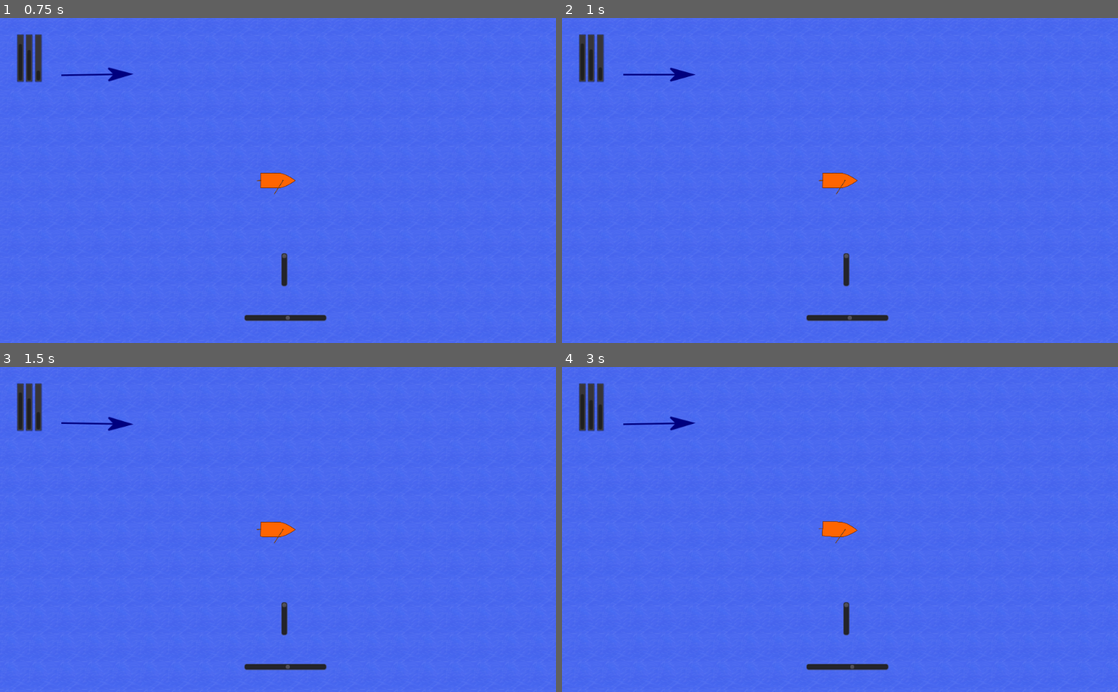
Above: before the commit, frames 1-4 (two rows, left to right).
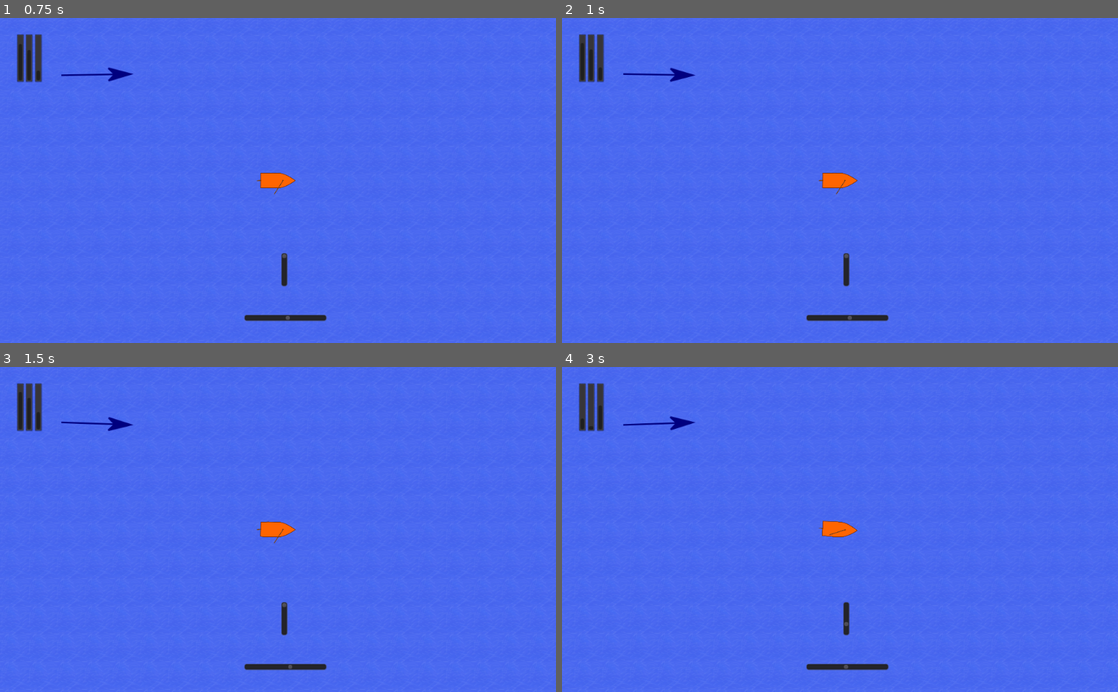
Above: after the commit, the same moments.

Repository: Windy1966/boot
Game: Godot game, scene res://Root.tscn
The game is run twice, just before and just after one commit, with the same random seed, the same clock (stepped at 60 frames per second) and the same inputs. The engine's default icon, where the game draws it, is replaced by a stand-in: a white triangle on a blue panel in a dark square.
Inputs (mouse positions are in pixels of both pictures, inside the frame that each line leads up to):
- Up to frame 1 (0.75 s): tap Enter at 0.5 s; move the mouse to (400, 164) at 0.52 s; hold D (rechts) from 0.53 s (still down); hold O (test_wind_minus) from 0.53 s (still down); click (400, 164) at 0.67 s
- Up to frame 2 (1 s): keep holding D (rechts); keep holding O (test_wind_minus); tap P (test_wind_plus) at 0.8 s
- Up to frame 3 (1.5 s): tap Space at 1.25 s; move the mouse to (166, 545) at 1.27 s; release D (rechts) at 1.28 s; release O (test_wind_minus) at 1.28 s; hold S (unten) from 1.28 s (still down); tap P (test_wind_plus) at 1.35 s; click (166, 545) at 1.42 s
- Up to frame 4 (3 s): tap Q (steuerung, bound only after the commit) at 1.55 s; tap Enter at 2 s; move the mouse to (895, 458) at 2.02 s; release S (unten) at 2.03 s; hold D (rechts) 2.03-2.78 s; hold Q (steuerung, bound only after the commit) 2.03-2.78 s; click (895, 458) at 2.17 s; tap O (test_wind_minus) at 2.3, 2.85 s; tap Space at 2.75 s; move the mouse to (812, 594) at 2.77 s; hold W (oben) from 2.78 s (still down); click (812, 594) at 2.92 s

Frame 1 is identical in both runs. In frame 2, less than 0.1% of the frame differs, in the area x 11-24%, y 15-20%; in frame 3, less than 0.1%; in frame 4, 0.2%, in the area x 3-54%, y 8-93%.

Commit message:
Version mit Taste Q statt [RMT]

Diff:
--- a/Root.gd
+++ b/Root.gd
@@ -5,12 +5,14 @@
 	"oben" : KEY_W,
 	"rechts" : KEY_D,
 	"unten" : KEY_S,
+	"steuerung" : KEY_Q,
 	"test_wind_plus" : KEY_P,
 	"test_wind_minus" : KEY_O
 	}
 
 func _ready():
 	initKeymap(vorbelegung)
+	#OS.window_fullscreen = true
 
 func initKeymap(keymap:Dictionary):
 	for action in keymap:
--- a/Seekarte.gd
+++ b/Seekarte.gd
@@ -59,22 +59,26 @@
 	Input.set_mouse_mode(Input.MOUSE_MODE_VISIBLE)
 
 func _input(event):
-	if event.is_action_pressed("test_wind_plus",true):
+	if event.is_action("test_wind_plus"):
 		windrichtung = z_windrichtung.rotation + EinGrad
 		set_windrichtung()
-	if event.is_action_pressed("test_wind_minus",true):
+	if event.is_action("test_wind_minus"):
 		windrichtung = z_windrichtung.rotation - EinGrad
 		set_windrichtung()
-	if event.is_action_pressed("links",true):
+	if event.is_action("links"):
 		z_sb_ruder.value -= 0.05
 	if event.is_action_pressed("oben"):
 		pass
 		#print("Aktion oben")
-	if event.is_action_pressed("rechts",true):
+	if event.is_action("rechts"):
 		z_sb_ruder.value += 0.05
 	if event.is_action_pressed("unten"):
 		pass
 		#print("Aktion unten")
+	if event.is_action_pressed("steuerung"):
+		steuerung_aktiv()
+	if event.is_action_released("steuerung"):
+		steuerung_deaktiv()
 	if event is InputEventMouse:
 		if event.button_mask == 8:
 			zoom += 1
@@ -86,18 +90,30 @@
 			zoom = clamp(zoom, 2, 15)
 			z_Kamera.set_zoom(Vector2(zoom,zoom))
 			z_hud.set_scale(Vector2(zoom,zoom))
-	if event is InputEventMouseButton:
-		if event.button_index ==  BUTTON_RIGHT:
-			# dies event wird zweimal aufgerufen,
-			# einmal beim drücken, hierbei ist pressed = true
-			# und ein zweitesmal beim loslassen, hierbei ist pressed = false
-			if event.pressed:
-				steuerung_aktiv()
-			else:
-				steuerung_deaktiv()
+#	if event is InputEventMouseButton:
+#		if event.button_index ==  BUTTON_RIGHT:
+#			# dies event wird zweimal aufgerufen,
+#			# einmal beim drücken, hierbei ist pressed = true
+#			# und ein zweitesmal beim loslassen, hierbei ist pressed = false
+#			if event.pressed:
+#				steuerung_aktiv()
+#			else:
+#				steuerung_deaktiv()
 	if event is InputEventMouseMotion and maus_sichtbar == false:
 		var x = clamp(get_viewport().get_mouse_position().x, 0, get_viewport_rect().size.x)
 		var y = clamp(get_viewport().get_mouse_position().y, 0, get_viewport_rect().size.y)
 		proz_fenster = get_viewport_rect().size / 100 # größe vom fenster kann sich ändern
 		z_sb_segel.value = z_sb_segel.min_value + (y / proz_fenster.y) * proz_segel
 		z_sb_ruder.value = z_sb_ruder.min_value + (x / proz_fenster.x) * proz_ruder
+
+#func _notification(what):
+#	print(what)
+#	match what:
+#		NOTIFICATION_WM_MOUSE_EXIT:
+#			print("Maus ausserhalb des Fensters")
+#			#maus_sichtbar = true
+#			Input.set_mouse_mode(Input.MOUSE_MODE_VISIBLE)
+#		NOTIFICATION_WM_MOUSE_ENTER:
+#			if maus_sichtbar == false:
+#				Input.set_mouse_mode(Input.MOUSE_MODE_HIDDEN)
+#			print("Maus im Fenster")
